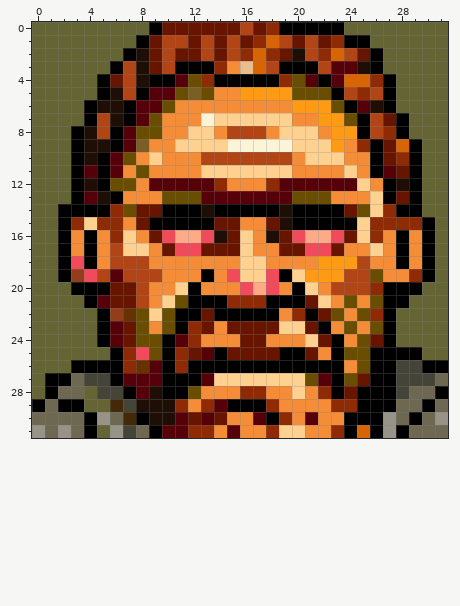
Two states of a pixel-art sprite, trunk/saasta/people/niko.png. The picture above is the old version.
The file is 32x32 pixels.
Once edited:
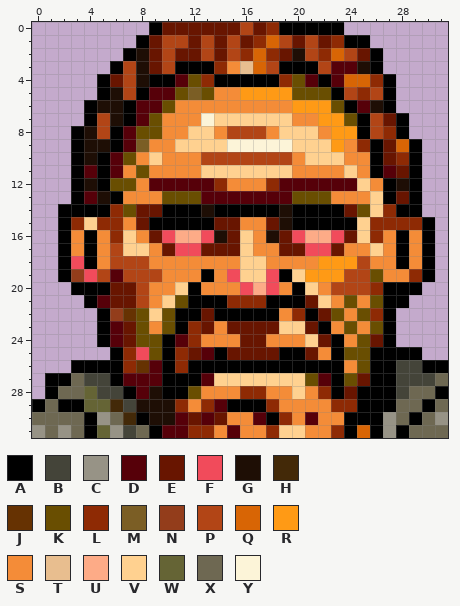
Palette (. is transparent): A #000000  B #444439  C #979386  D #560009  E #681500  F #f14b5b  G #1e0e05  H #432908  J #663202  K #694e01  L #8e2a04  M #7b5e25  N #933d1b  P #b24516  Q #d86505  R #ff9a15  S #f48c38  T #e8be8f  U #fdab87  V #ffd190  W #656435  X #6e6852  Y #fcf4d8
Changes in this commit:
Changed rows in their new state; - is an unchanged pixel.
first column x 0:
 0 .........---------------........
 1 ........------------------......
 2 .......--------------------.....
 3 ......---------------------.....
 4 .....-----------------------....
 5 .....-----------------------....
 6 ....------------------------....
 7 ....-------------------------...
 8 ...--------------------------...
 9 ...---------------------------..
10 ...---------------------------..
11 ...---------------------------..
12 ...---------------------------..
13 ...---------------------------..
14 ..----------------------------..
15 ..-----------------------------.
16 ..-----------------------------.
17 ..-----------------------------.
18 ..-----------------------------.
19 ..-----------------------------.
20 ...---------------------------..
21 ....-------------------------...
22 .....-----------------------....
23 .....-----------------------....
24 .....-----------------------....
25 ......------------------------..
26 ...-----------------------------
27 .-------------------------------
28 .-------------------------------
Where, in picture pixels (left, top, right, bottom), the same in both pictures:
erased: (32, 22, 149, 399)
erased: (344, 22, 448, 360)
